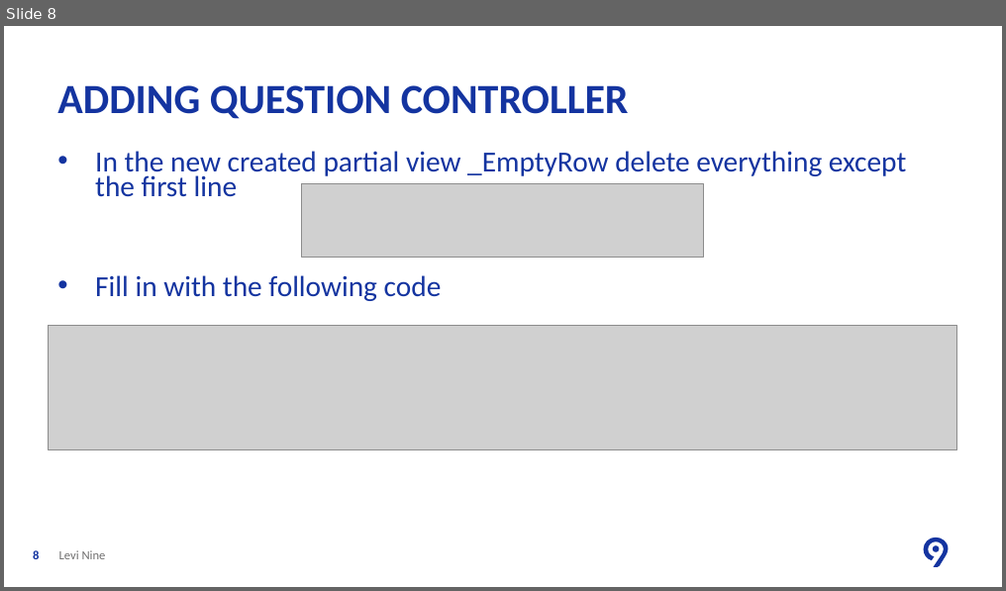
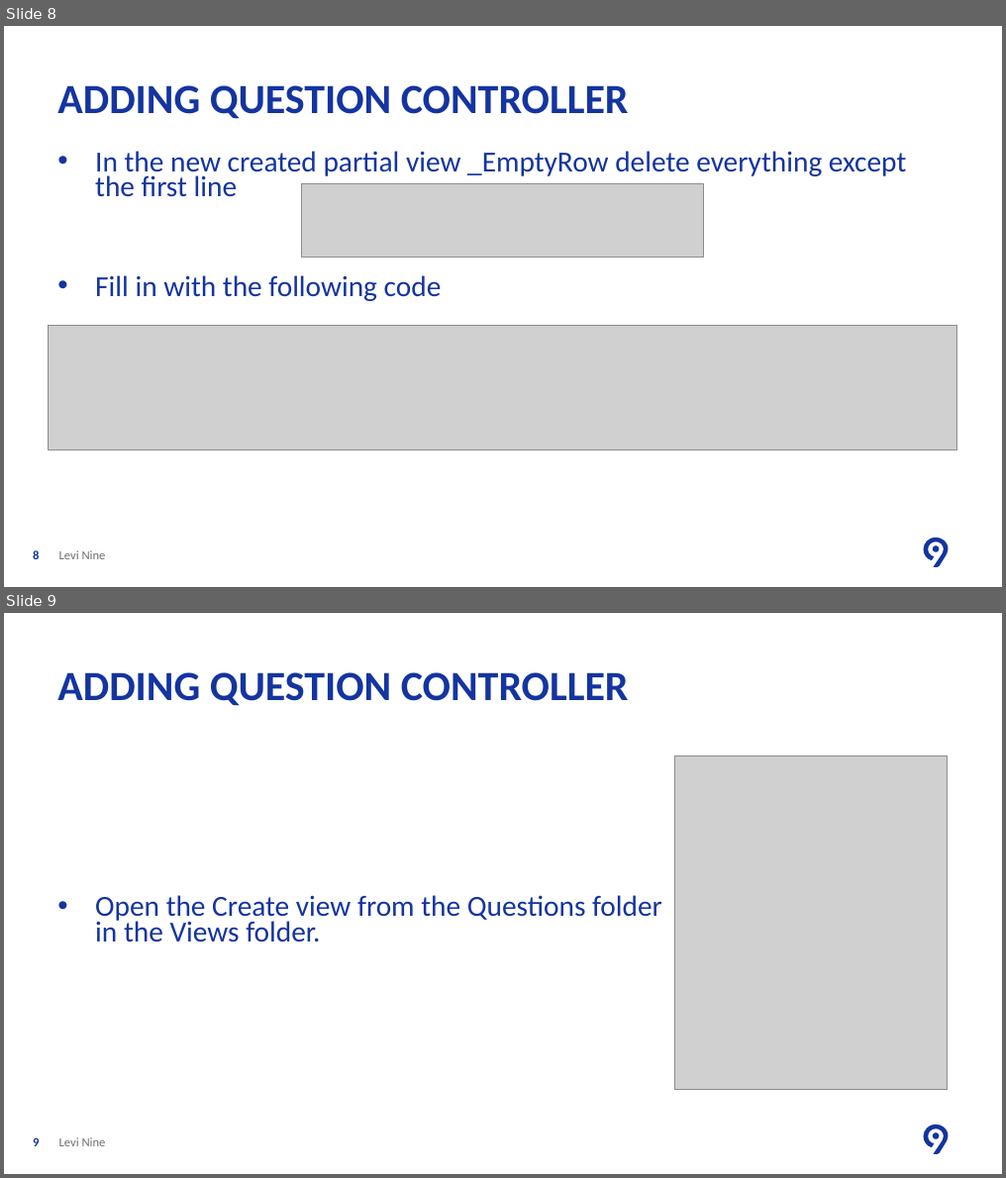
Before and after one commit to ancasturza/PracticaAC2018, a slide deck: PPT/L3/Lesson Three Add Questions and Answers.pptx. Shown one above the other, each under a label of ours: slide 8 before the commit, slides 8 and 9 after it. The pictures are 1006x591 and 1006x1178 pixels, drawn with LibreOffice and Linux fonts; fonts in the diff are those of the drawing; grey boxes stand for pictures; background and template pictures are left out. Boxes give left, top, right and bottom in pixels: in the first picture for what was removed or moved away, otherwise in the second. Text is boxed around its words. In the diff, an @@ line names an element or a change of style, - is before the commit and + after.

Commit message:
Added questions and aswers

```diff
--- a/PPT/L3/Lesson Three Add Questions and Answers.pptx
+++ b/PPT/L3/Lesson Three Add Questions and Answers.pptx
@@ slide 9 added at (x1=4, y1=613, x2=1002, y2=1174), background #FFFFFF; not listed: 2 template elements that a slide beside it also shows @@
@@ title added at (x1=57, y1=672, x2=629, y2=706), 40 pt, text #1434A0, bold @@
+ADDING QUESTION CONTROLLER
@@ picture added at (x1=674, y1=756, x2=947, y2=1090) @@
@@ text added at (x1=95, y1=895, x2=662, y2=943), 28 pt, text #1434A0 @@
+• Open the Create view from the Questions folder in the Views folder.
@@ page number added at (x1=33, y1=1138, x2=39, y2=1147), 12 pt, text #1434A0, bold @@
+9
@@ text added at (x1=59, y1=1138, x2=106, y2=1147), 12 pt, text #706F6F @@
+Levi Nine
```
Also in this commit, not shown: 2 slides changed, 3 other slides added, 5 other files.
